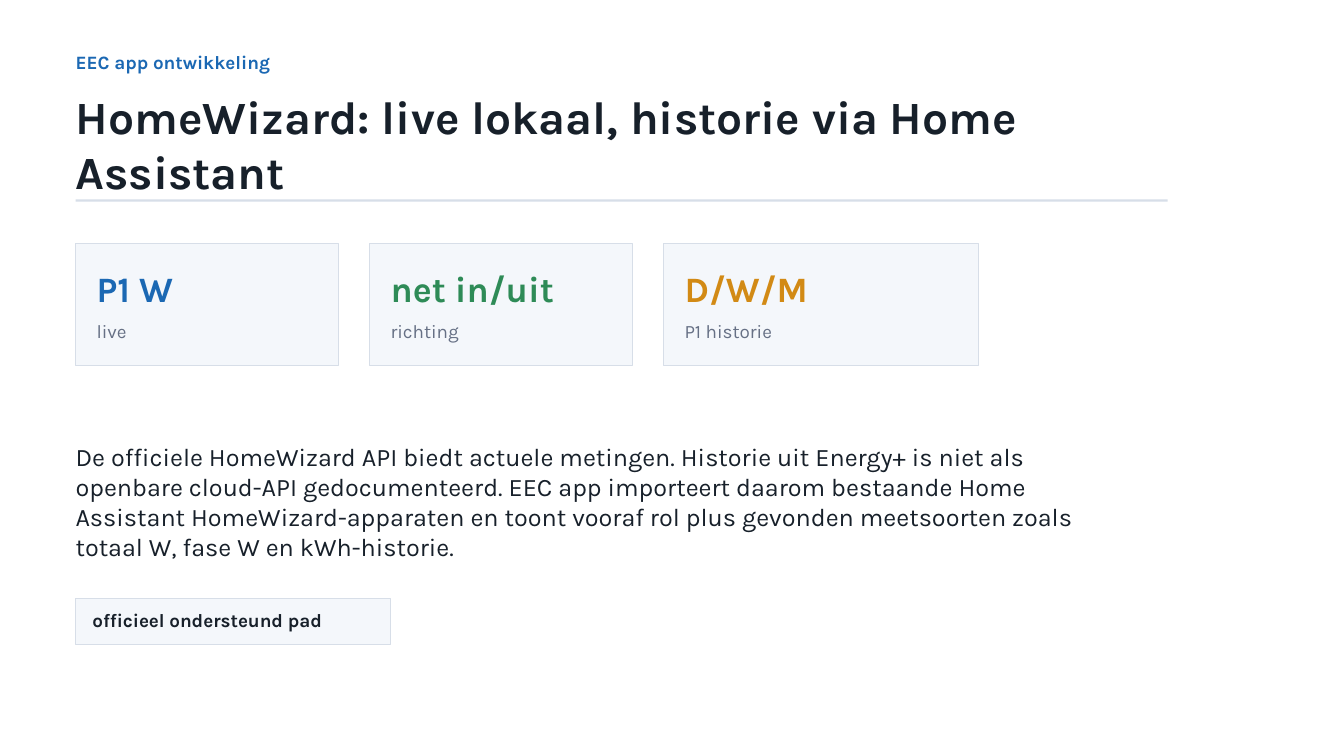
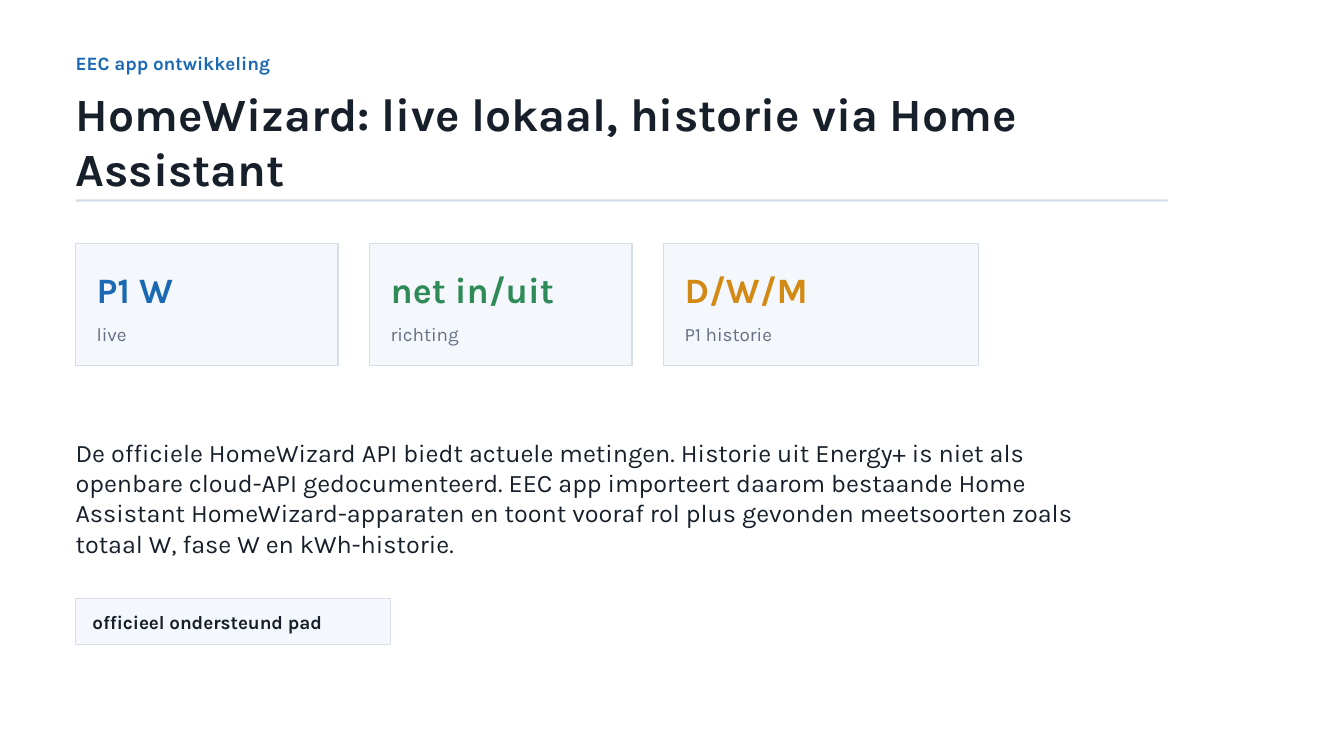
Before and after one commit to AllKn/ecoflow-energy-control, a slide deck: slide 5 of docs/eec-app-ontwikkeling.pptx. Drawn at 1344x756 pixels with LibreOffice and Linux fonts; fonts in the diff are those of the drawing. Boxes give left, top, right and bottom in pixels: in the first picture for what was removed or moved away, otherwise in the second. Text is boxed around its words. In the diff, an @@ line names an element or a change of style, - is before the commit and + after.

```diff
--- a/docs/eec-app-ontwikkeling.pptx
+++ b/docs/eec-app-ontwikkeling.pptx
@@ outline #D7DEE8 0.75 pt to #D7DEE8 1 pt in 4 elements at box(76, 244, 338, 366), box(370, 244, 632, 366), box(663, 244, 978, 366), box(76, 599, 390, 645) @@
@@ vertical alignment top to middle in 6 elements at box(76, 98, 1017, 187), box(97, 328, 127, 341), box(391, 328, 459, 346), box(685, 328, 772, 341), box(76, 444, 1072, 556), box(92, 615, 322, 634) @@
```
Also in this commit, not shown: 6 other slides changed, 19 other files.
